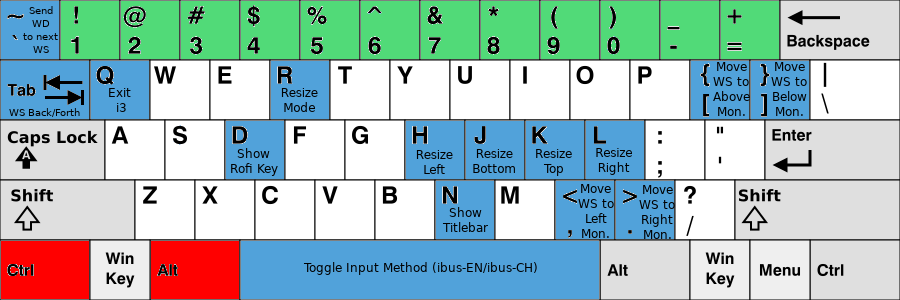
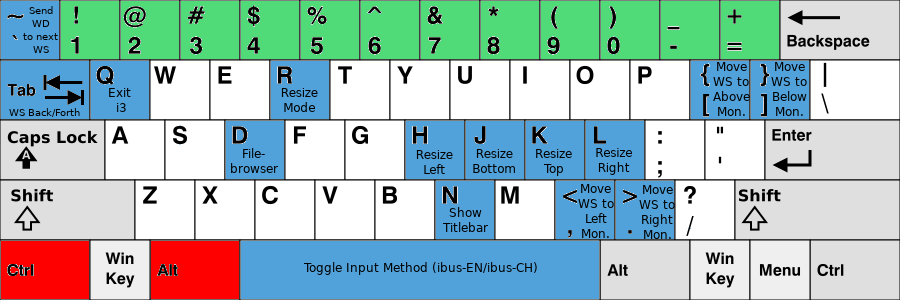
Two versions of the same layered image (900 x 300). Layer-by-layer changes:
renamed "Show ... #1" to "File- ...", painted on it over left=231, top=148, right=278, bottom=176
painted on "KB_United_States-NoAltGr.svg" over left=686, top=185, right=694, bottom=236
